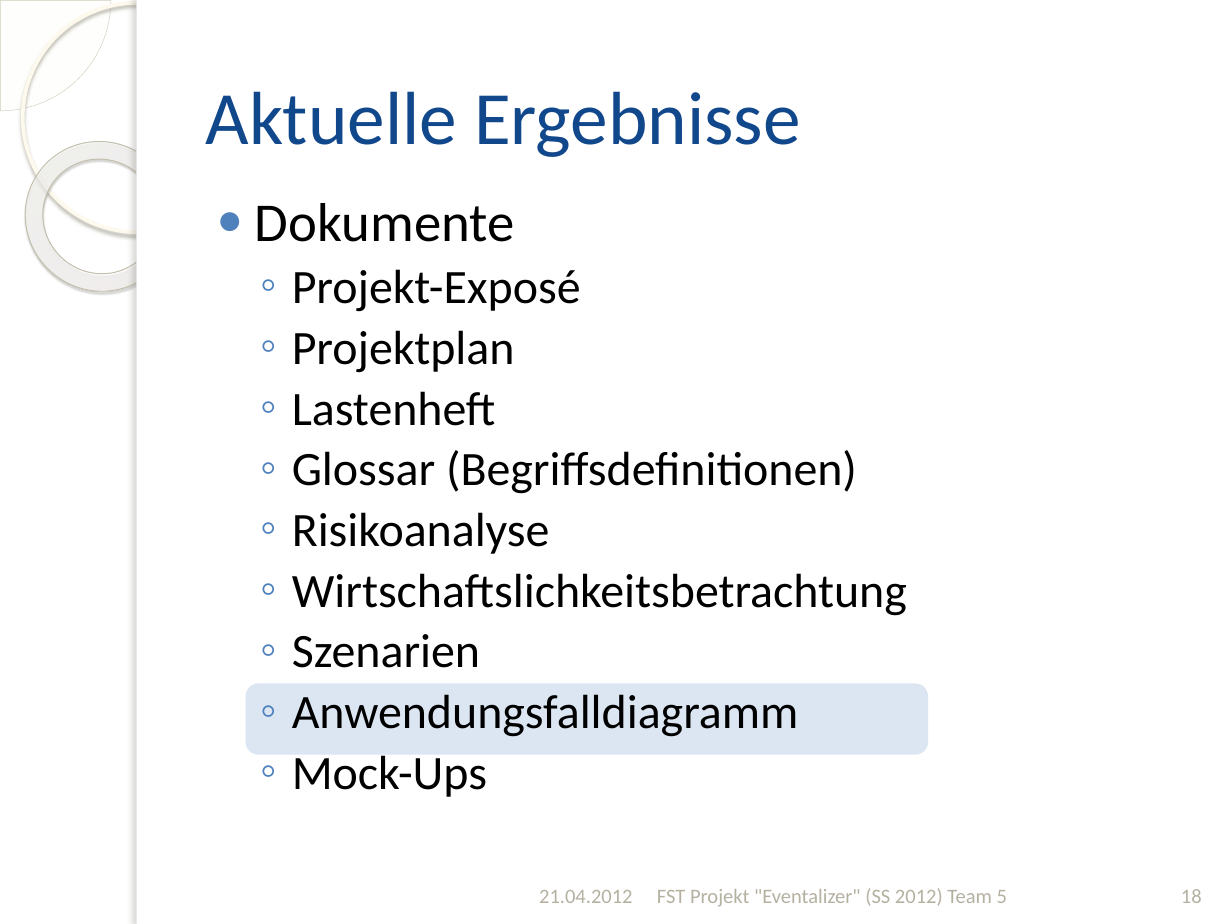
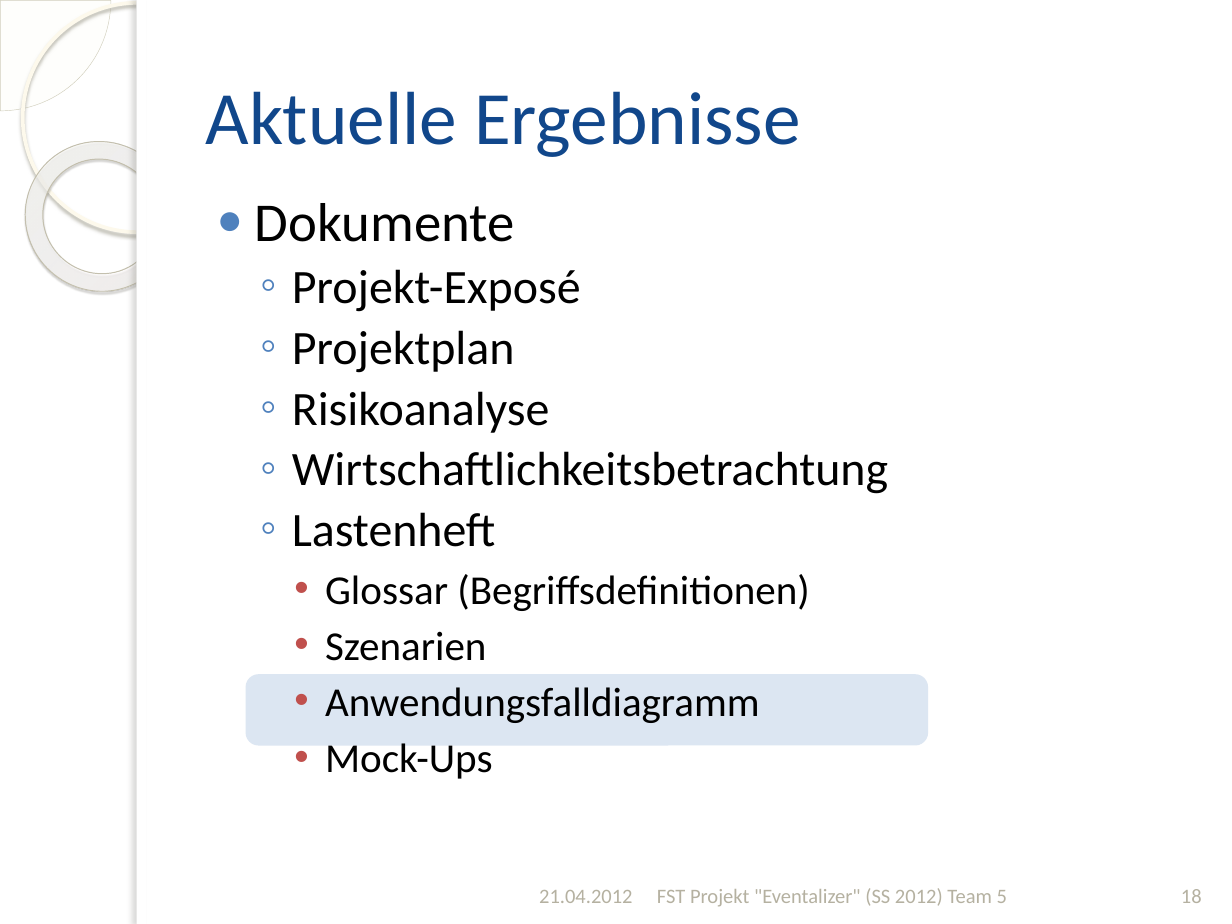
Before and after one commit to silkslostsoul/Eventalizer, a slide deck: slide 18 of Dokumente/Zwischenstand zum 2012-04-21_v2.pptx. Drawn at 1232x924 pixels with LibreOffice and Linux fonts; fonts in the diff are those of the drawing; background and template pictures are left out. Boxes give left, top, right and bottom in pixels: in the first picture for what was removed or moved away, otherwise in the second. Text is boxed around its words. In the diff, an @@ line names an element or a change of style, - is before the commit and + after.

```diff
--- a/Dokumente/Zwischenstand zum 2012-04-21_v2.pptx
+++ b/Dokumente/Zwischenstand zum 2012-04-21_v2.pptx
@@ text at [292,391,888,494]: paragraphs added @@
+  ◦ Risikoanalyse
+  ◦ Wirtschaftlichkeitsbetrachtung
@@ text at [292,512,907,616]: paragraphs removed @@
-  ◦ Risikoanalyse
-  ◦ Wirtschaftslichkeitsbetrachtung
@@ text at [325,574,809,779]: size 28 to 24 pt in "Glossar (Begriffsdefinitionen)", "Szenarien", "Anwendungsfalldiagramm", "Mock-Ups"; bullet ◦ to •; list level 2 to 3 in "Glossar (Begriffsdefinitionen)"; line spacing 30pt to 28pt; bullet colour #4F81BD to #C0504D; list level 2 to 3 in "Szenarien"; list level 2 to 3 in "Anwendungsfalldiagramm"; list level 2 to 3 in "Mock-Ups" @@
@@ rounded rectangle: place and size @@
-rounded rectangle at [248,685,926,753]
+rounded rectangle at [248,676,926,744]
```
Also in this commit, not shown: 12 other slides changed.
